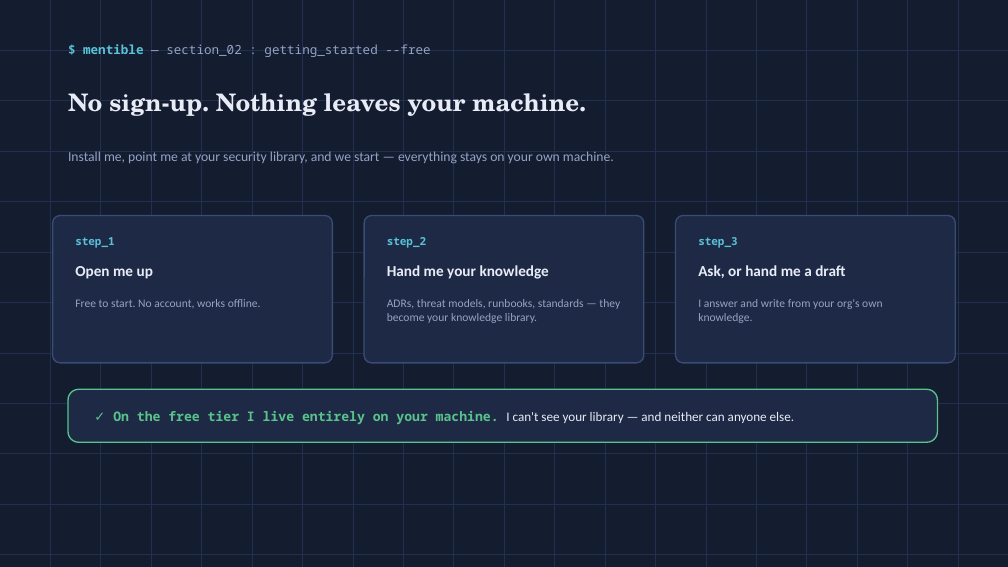
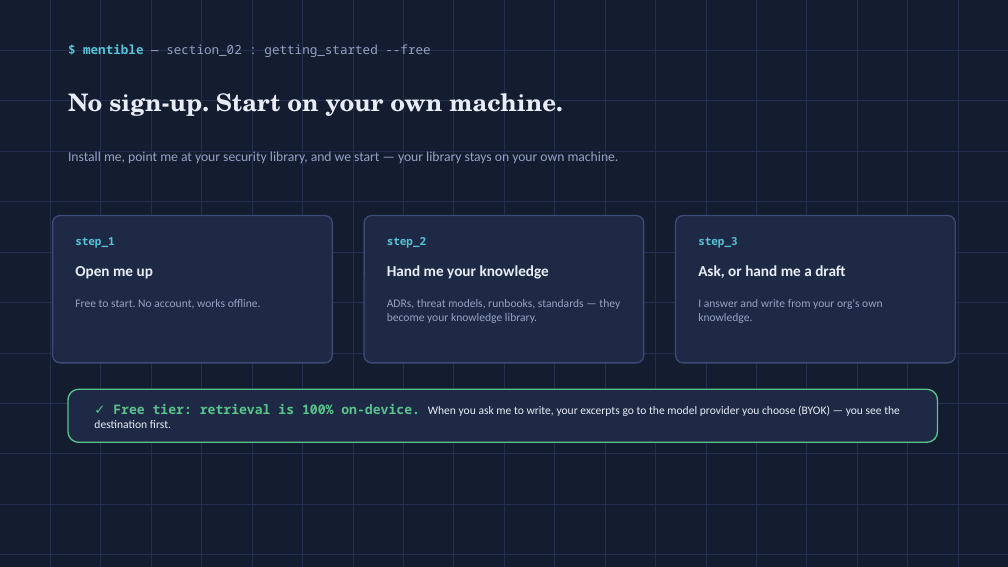
Before and after one commit to wegofwd2020-hub/Mentible, a slide deck: slide 3 of docs/adr-033-decks/mentible-for-security-architects.pptx. Drawn at 1008x567 pixels with LibreOffice and Linux fonts; fonts in the diff are those of the drawing. Boxes give left, top, right and bottom in pixels: in the first picture for what was removed or moved away, otherwise in the second. Text is boxed around its words. In the diff, an @@ line names an element or a change of style, - is before the commit and + after.

```diff
--- a/docs/adr-033-decks/mentible-for-security-architects.pptx
+++ b/docs/adr-033-decks/mentible-for-security-architects.pptx
@@ text at box(68, 93, 563, 116): text changed @@
-No sign-up. Nothing leaves your machine.
+No sign-up. Start on your own machine.
@@ text at box(68, 151, 619, 163): text changed @@
-Install me, point me at your security library, and we start — everything stays on your own machine.
+Install me, point me at your security library, and we start — your library stays on your own machine.
@@ text at box(94, 404, 900, 428): text changed; size 12.5 to 11 pt @@
-✓ On the free tier I live entirely on your machine. I can't see your library — and neither can anyone else.
+✓ Free tier: retrieval is 100% on-device. When you ask me to write, your excerpts go to the model provider you choose (BYOK) — you see the destination first.
```
Also in this commit, not shown: 1 other slide changed, 10 other files.
